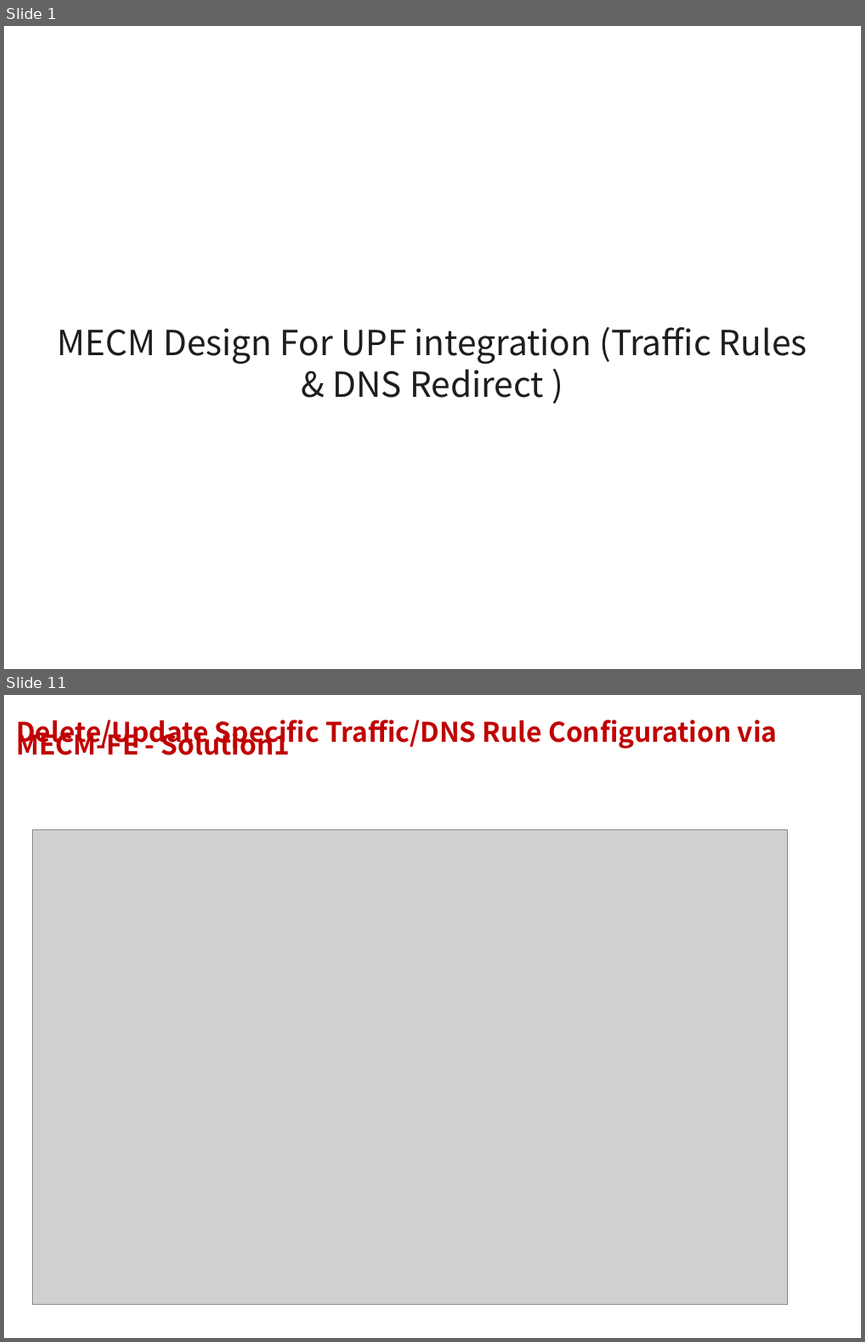
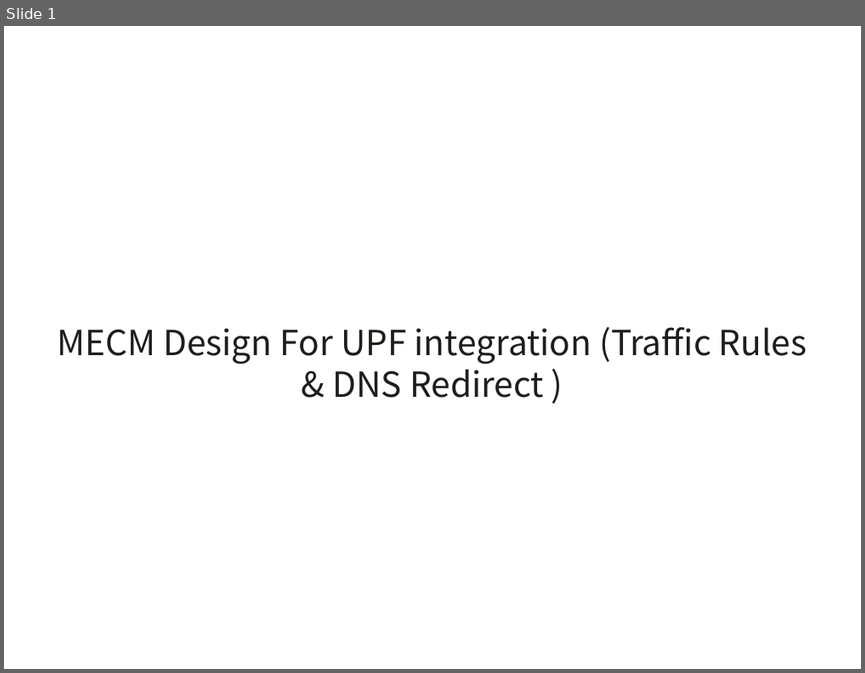
Before and after one commit to EdgeGallery/community, a slide deck: MECM PT/Release V1.0/MECM_UPF_Integration.pptx. Shown one above the other, each under a label of ours: slides 1 and 11 before the commit, slide 1 after it; the slides between them are not shown. The pictures are 865x1342 and 865x673 pixels, drawn with LibreOffice and Linux fonts; fonts in the diff are those of the drawing; grey boxes stand for pictures; background and template pictures are left out. Boxes give left, top, right and bottom in pixels: in the first picture for what was removed or moved away, otherwise in the second. Text is boxed around its words. In the diff, an @@ line names an element or a change of style, - is before the commit and + after.

Commit message:
Updated ppt for MECM UPF integration

```diff
--- a/MECM PT/Release V1.0/MECM_UPF_Integration.pptx
+++ b/MECM PT/Release V1.0/MECM_UPF_Integration.pptx
@@ slide 11 removed at bbox=[4, 695, 861, 1338], background #FFFFFF @@
@@ text removed at bbox=[16, 720, 778, 755] @@
-Delete/Update Specific Traffic/DNS Rule Configuration via MECM-FE - Solution1
@@ picture removed at bbox=[33, 829, 788, 1304] @@
```
Also in this commit, not shown: 14 slides changed, 8 other slides removed.
